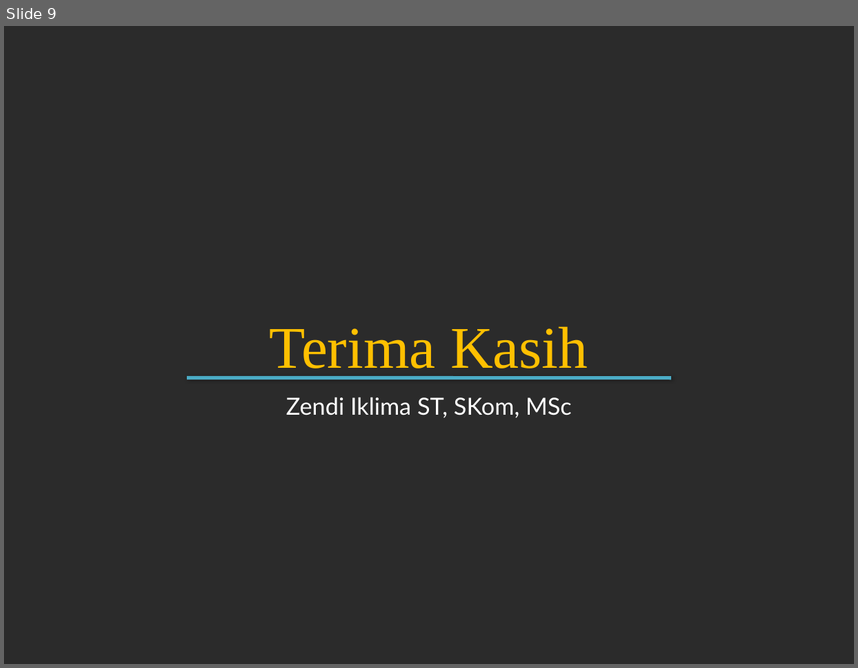
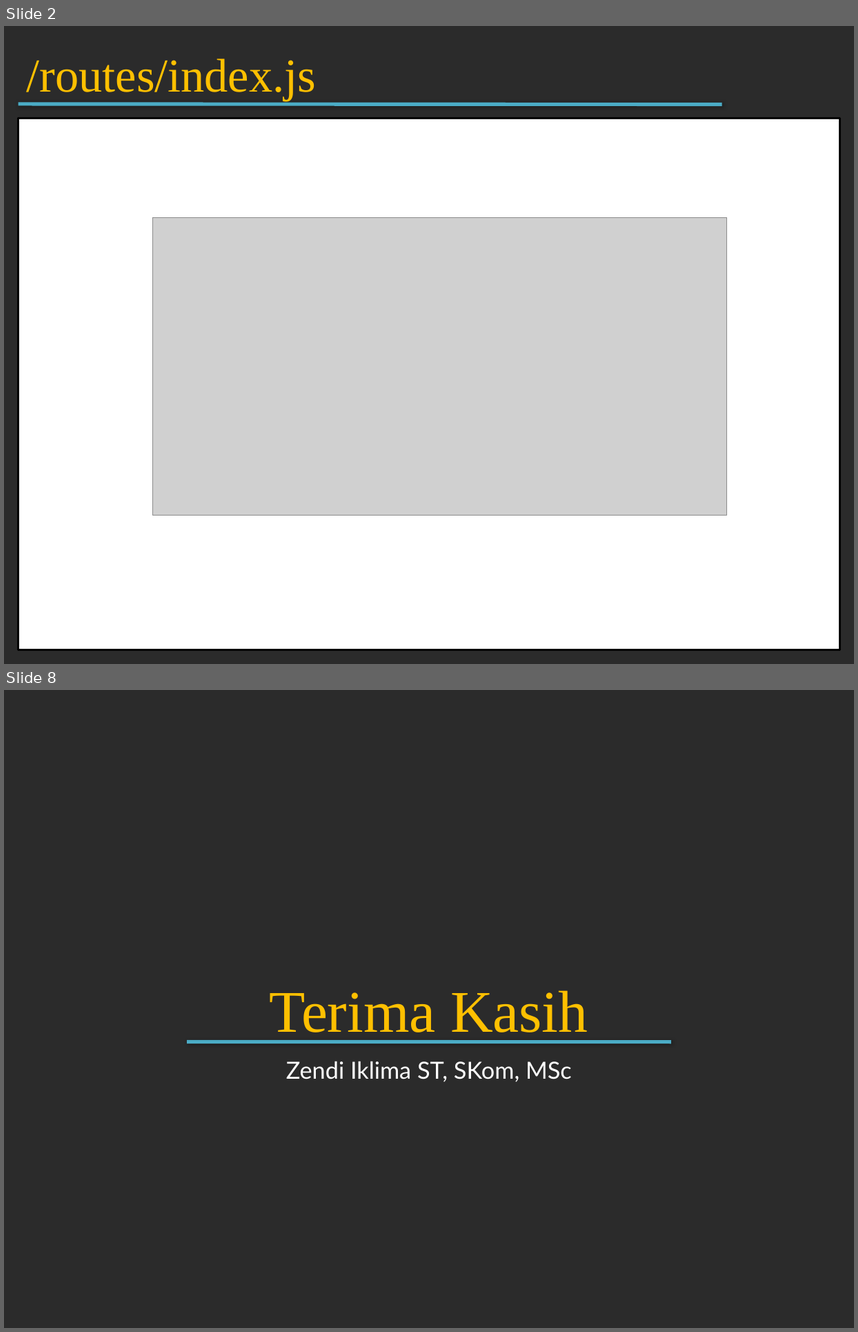
Before and after one commit to zendi014/PK2, a slide deck: PPT/M7 Front-End.pptx. Shown one above the other, each under a label of ours: slide 9 before the commit, slides 2 and 8 after it; the slides between them are not shown. The pictures are 858x668 and 858x1332 pixels, drawn with LibreOffice and Linux fonts; fonts in the diff are those of the drawing; grey boxes stand for pictures; background and template pictures are left out; a plain dark background stands for a picture behind light text. Boxes give left, top, right and bottom in pixels: in the first picture for what was removed or moved away, otherwise in the second. Text is boxed around its words. In the diff, an @@ line names an element or a change of style, - is before the commit and + after.

```diff
--- a/PPT/M7 Front-End.pptx
+++ b/PPT/M7 Front-End.pptx
@@ slide 2 added at box(4, 26, 854, 664), background picture (left out) @@
@@ text added at box(27, 58, 316, 101), 40 pt, text #FFC000 @@
+/routes/index.js
@@ line added from (18, 104) to (722, 104), #4BACC6 3 pt @@
@@ rectangle added at box(18, 118, 840, 649), fill #FFFFFF, outline #000000 2 pt @@
@@ picture added at box(153, 217, 727, 515) @@
@@ what was slide 9 is now slide 8 @@
```
Also in this commit, not shown: 1 slide changed, 5 other slides added, 7 slides removed, 2 other files.
